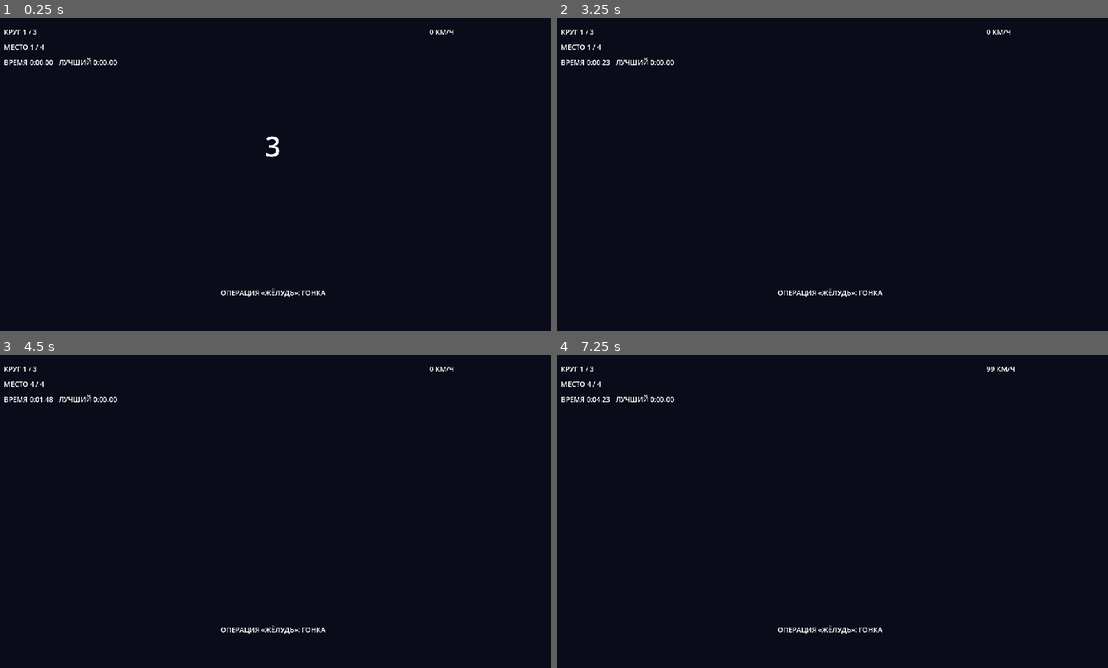
Above: before the commit, frames 1-4 (two rows, left to right).
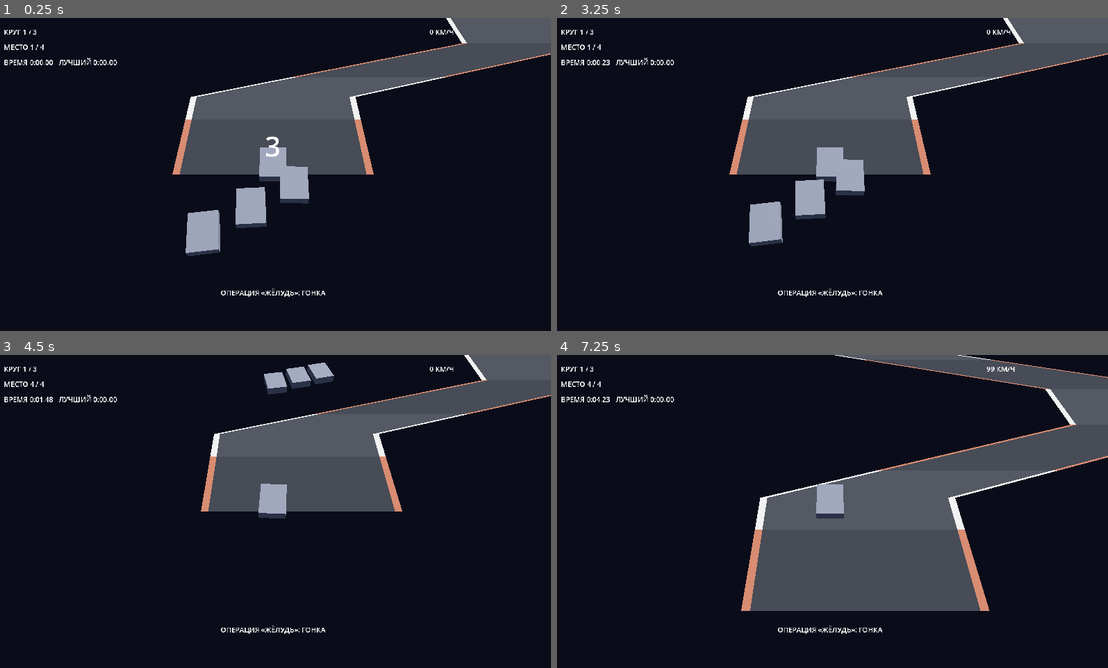
Above: after the commit, the same moments.

Repository: masterofmagic234/Arkon
Game: Godot game, scene res://scenes/level2.tscn
Two runs of this game, one before a commit and one after it. Both use one fixed random seed, a clock stepped at 60 frames per second and the inputs below. This scene is started directly instead of the project's main scene.
Inputs (mouse positions are in pixels of both pictures, inside the frame that each line leads up to):
- Up to frame 1 (0.25 s): no input
- Up to frame 2 (3.25 s): tap Enter at 0.5, 2.75 s; move the mouse to (953, 158) at 0.52 s; hold D (race_right) 0.53-1.25 s; click (953, 158) at 0.67 s; drag from (716, 190) to (804, 237) at 1.27 s; tap Space at 2 s; move the mouse to (887, 105) at 2.02 s; hold D (race_right) 2.03-2.75 s; drag from (804, 237) to (661, 127) at 2.77 s
- Up to frame 3 (4.5 s): move the mouse to (440, 558) at 3.52 s; hold A (race_left) 3.53-4.25 s; drag from (104, 464) to (187, 433) at 4.27 s
- Up to frame 4 (7.25 s): move the mouse to (860, 511) at 5.02 s; hold S (race_brake) 5.03-5.75 s; click (860, 511) at 5.17 s; tap Space at 5.75 s; drag from (744, 433) to (716, 527) at 5.77 s; tap Enter at 6.5 s; move the mouse to (953, 495) at 6.52 s; hold W (race_accel) from 6.53 s (still down)

The runs differ from the first frame. In frame 1, 16% of the frame differs, in the area x 31-100%, y 0-76%; in frame 2, 16%; in frame 3, 15%; in frame 4, 24%, in the area x 33-100%, y 0-82%.

Commit message:
Fix Level 2 race camera follow

Diff:
--- a/scripts/race_controller.gd
+++ b/scripts/race_controller.gd
@@ -152,6 +152,13 @@
         ai_visuals[i].position = Vector3(c.world_x, 0.9, c.world_z)
         ai_visuals[i].rotation_degrees = Vector3(0, rad_to_deg(c.sprite_yaw), 0)
 
+    # Keep the race camera independent from the scene transform.
+    # The camera follows the player's world position and looks at the track.
+    if camera != null and player != null:
+        var target := Vector3(player.world_x, 0.0, player.world_z)
+        camera.global_position = target + Vector3(0.0, 11.0, -7.0)
+        camera.look_at(target, Vector3.UP)
+
 func _sync_hud() -> void:
     if hud == null:
         return
